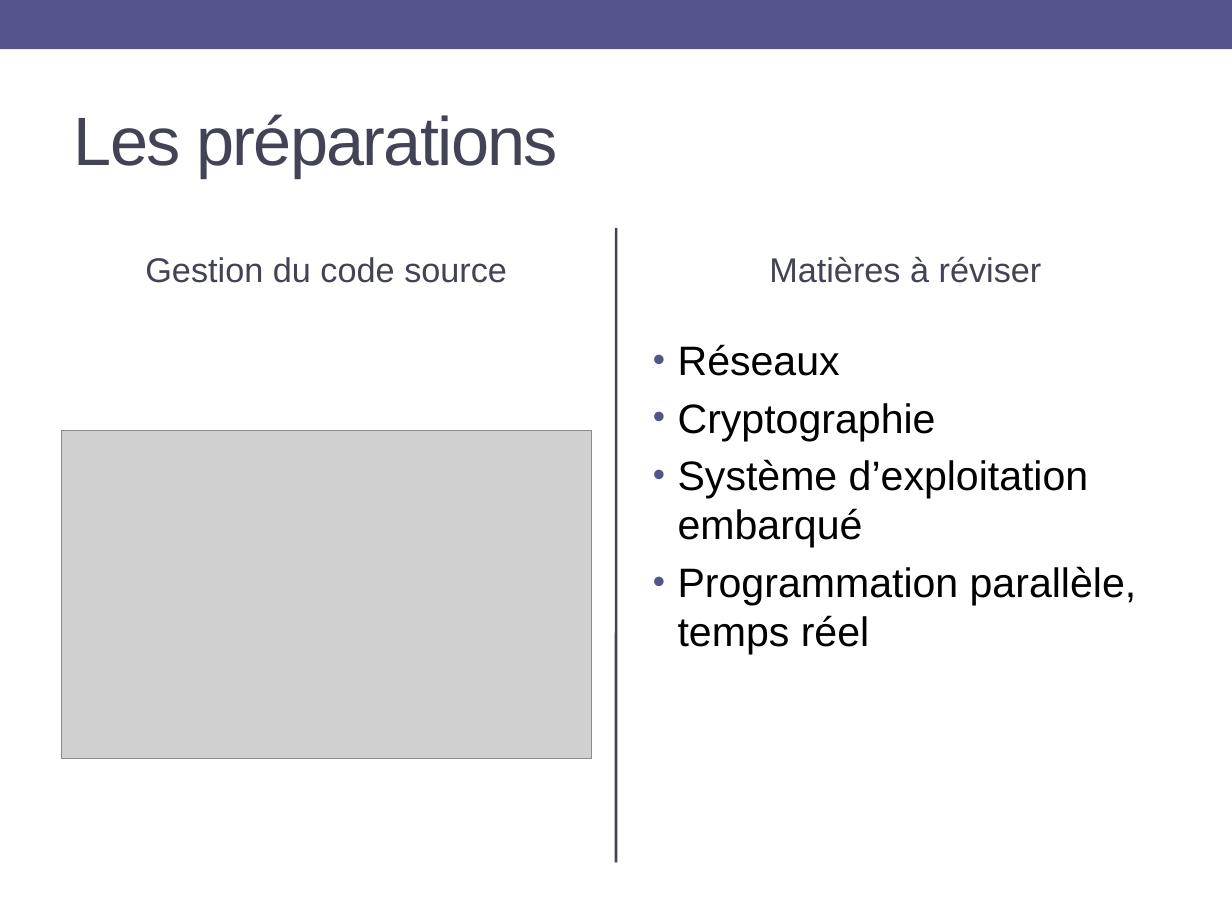
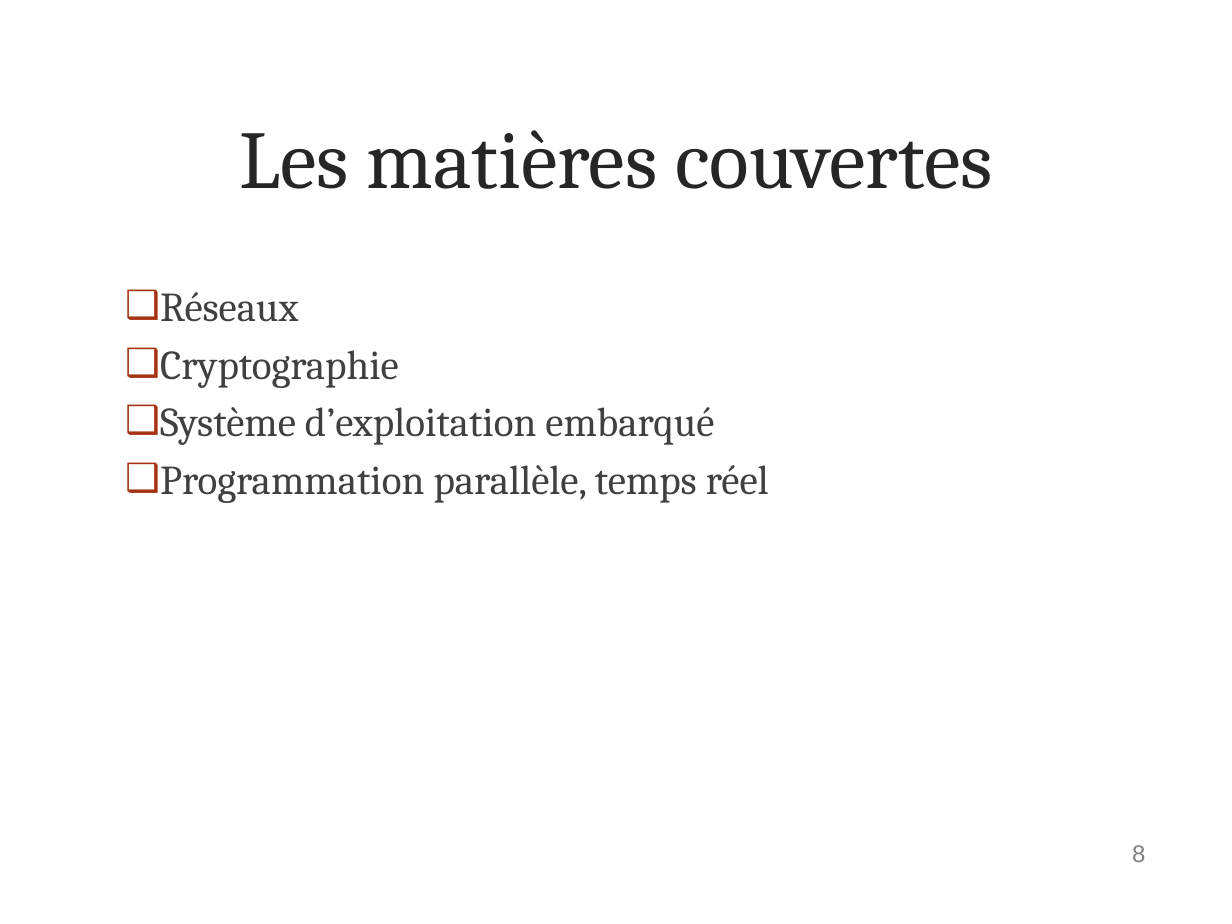
Before and after one commit to athongintel/stage5A.monitor, a slide deck: slide 8 of reports/for school/Stage-fin-detude-presentation.pptx. Drawn at 1232x924 pixels with LibreOffice and Linux fonts; fonts in the diff are those of the drawing; grey boxes stand for pictures; background and template pictures are left out. Boxes give left, top, right and bottom in pixels: in the first picture for what was removed or moved away, otherwise in the second. Text is boxed around its words. In the diff, an @@ line names an element or a change of style, - is before the commit and + after.

```diff
--- a/reports/for school/Stage-fin-detude-presentation.pptx
+++ b/reports/for school/Stage-fin-detude-presentation.pptx
@@ rectangle removed at box(0, 0, 1232, 49) @@
@@ title at box(239, 130, 992, 189): text changed; size 40 to 48 pt; font Arial to Cambria; text colour #424456 to #262626 @@
-Les préparations
+Les matières couvertes
@@ line removed from (616, 228) to (616, 862) @@
@@ text removed at box(145, 257, 507, 283) @@
-Gestion du code source
@@ text removed at box(769, 256, 1042, 283) @@
-Matières à réviser
@@ text "Réseaux": place and size @@
-text "Réseaux" at box(678, 344, 1137, 655)
+text "Réseaux" at box(160, 292, 769, 503)
@@ text "Réseaux" at box(160, 292, 769, 503): font Arial to Cambria, text colour #000000 to #404040; bullet • to ❑; bullet colour #53548A to #A63212 @@
@@ picture removed at box(62, 431, 591, 759) @@
@@ page number added at box(1132, 845, 1145, 862), 14 pt, text #808080 @@
+8
```
Also in this commit, not shown: 20 other slides changed, 4 slides added, 3 slides removed, 42 other files.
